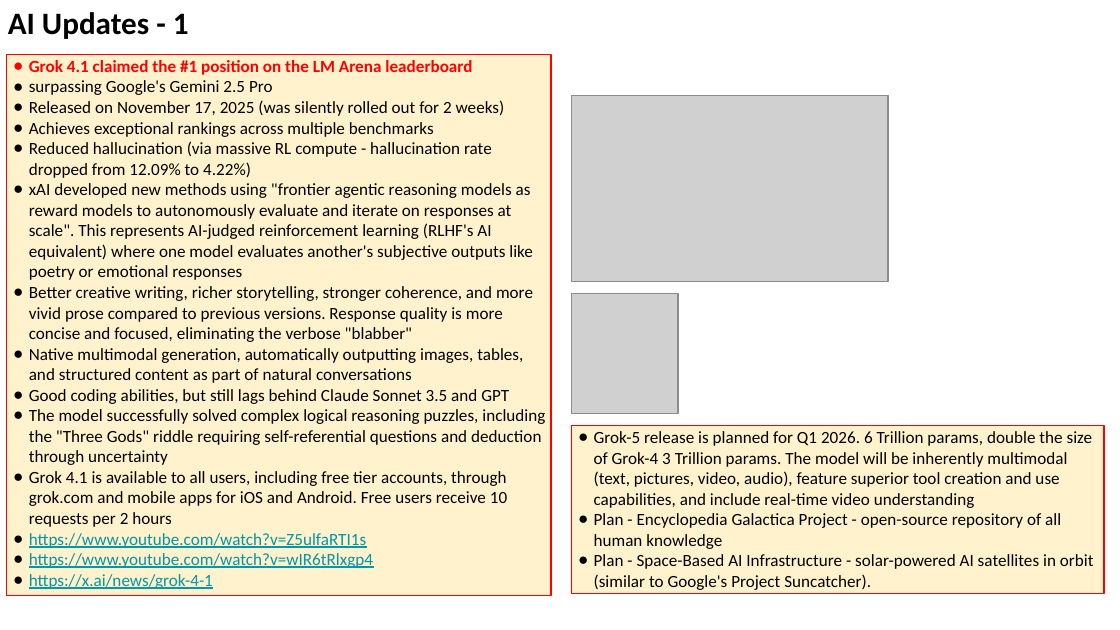
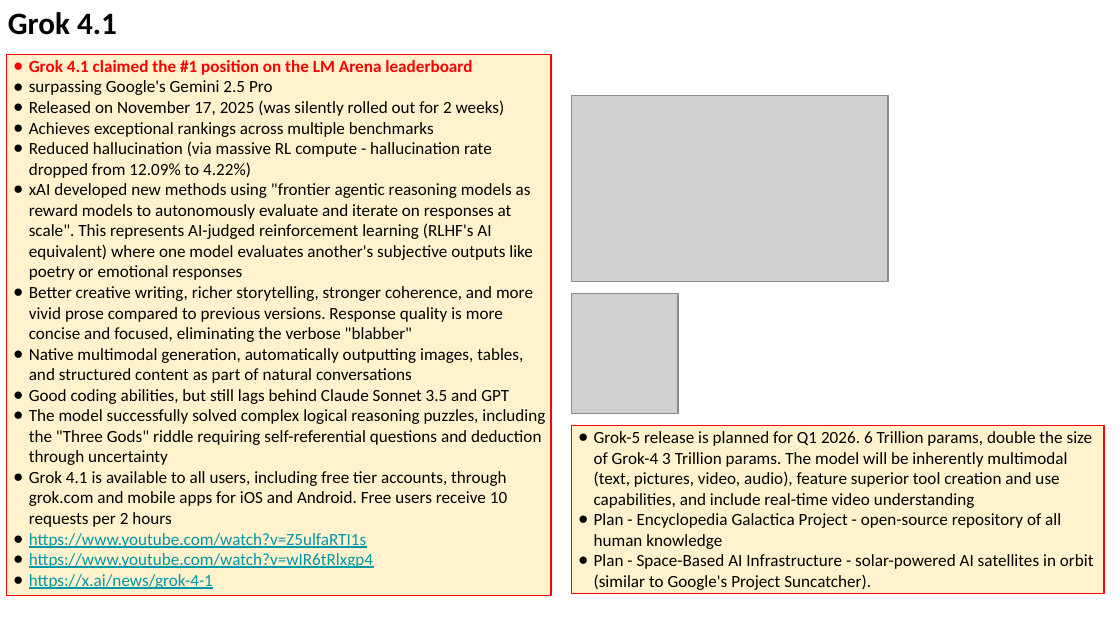
Before and after one commit to lselector/seminar, a slide deck: slide 4 of 2025/2025-11-21-AI-Updates.pptx (slide 3 before the commit). Drawn at 1120x630 pixels with LibreOffice and Linux fonts; fonts in the diff are those of the drawing; grey boxes stand for pictures. Boxes give left, top, right and bottom in pixels: in the first picture for what was removed or moved away, otherwise in the second. Text is boxed around its words. In the diff, an @@ line names an element or a change of style, - is before the commit and + after.

```diff
--- a/2025/2025-11-21-AI-Updates.pptx
+++ b/2025/2025-11-21-AI-Updates.pptx
@@ text removed at <box>8,12,189,39</box> @@
-AI Updates - 1
@@ text added at <box>8,12,117,35</box>, 20 pt, text #000000, bold @@
+Grok 4.1
```
Also in this commit, not shown: 8 other slides changed, 3 slides added, 1 slide removed.
